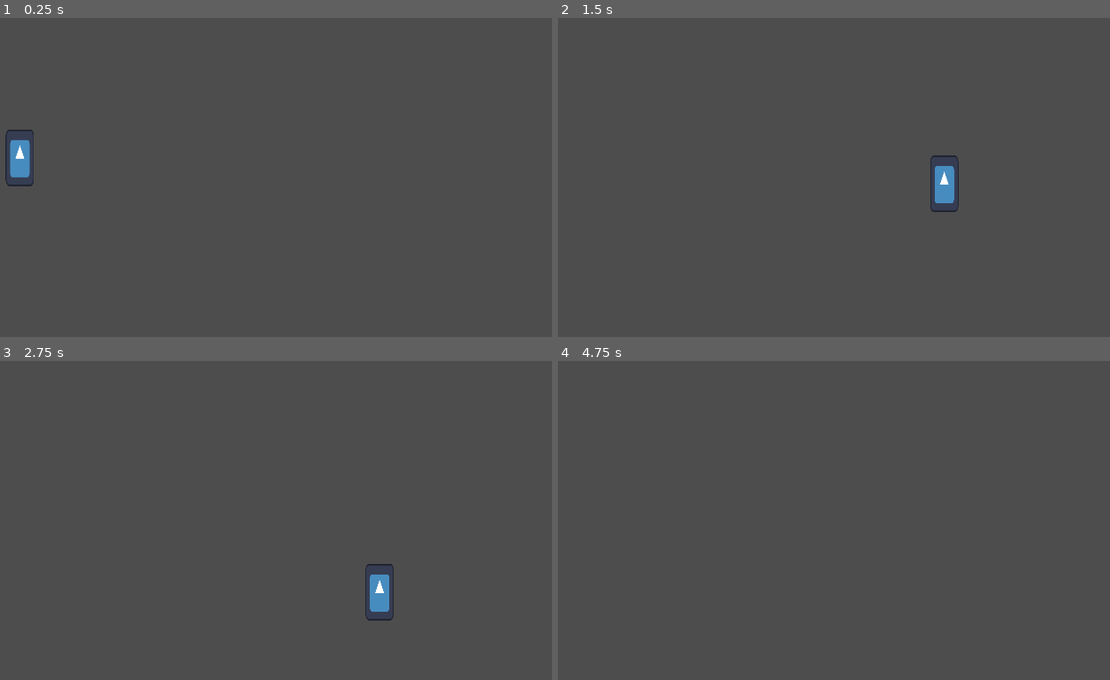
Above: before the commit, frames 1-4 (two rows, left to right).
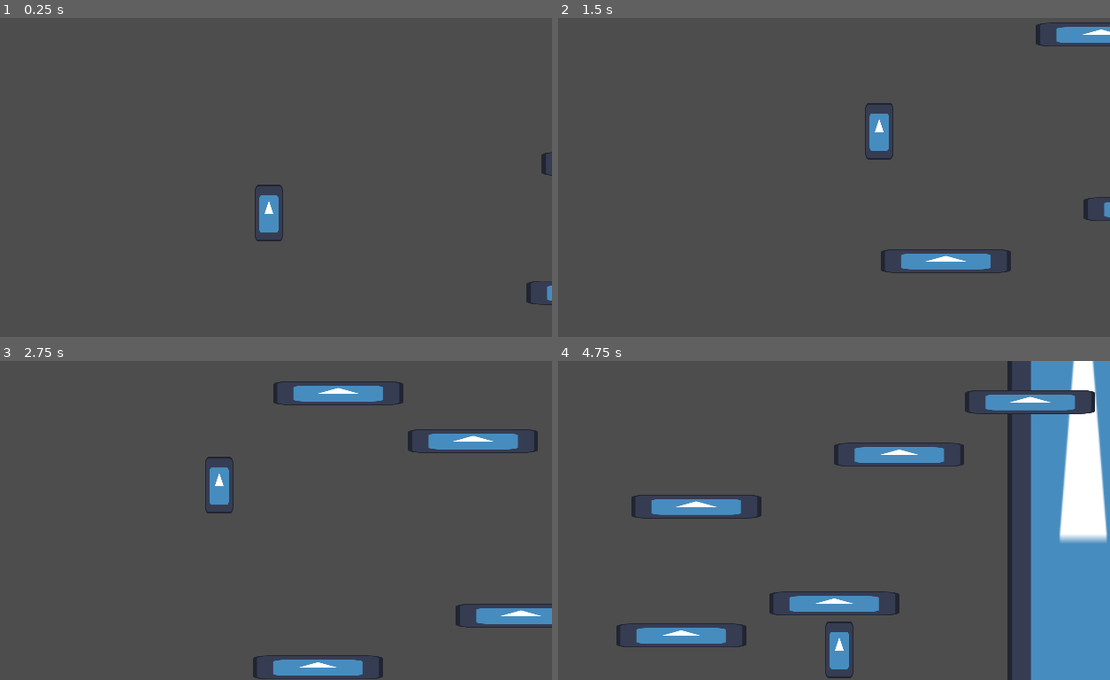
Above: after the commit, the same moments.

Repository: SliverOfStraw0/on-groung-platformer
Game: Godot game, scene res://scenes/main.tscn
The game is run twice, just before and just after one commit, with the same random seed, the same clock (stepped at 60 frames per second) and the same inputs. The engine's default icon, where the game draws it, is replaced by a stand-in: a white triangle on a blue panel in a dark square.
Inputs:
- Up to frame 1 (0.25 s): no input
- Up to frame 2 (1.5 s): tap Enter (ui_accept) at 0.5, 0.77, 0.8, 1.07, 1.35 s; hold Right (right) from 0.53 s (still down); tap Ctrl (slideStomp) at 0.6 s
- Up to frame 3 (2.75 s): tap Enter (ui_accept) at 1.52, 1.82, 2.3 s; tap Ctrl (slideStomp) at 1.55, 2.1 s; release Right (right) at 2.03 s; hold A (left) from 2.03 s (still down)
- Up to frame 4 (4.75 s): release A (left) at 2.78 s; hold Right (right) 2.78-4.28 s; tap Ctrl (slideStomp) at 2.85, 4.35 s; tap Enter (ui_accept) at 3.02, 3.32, 3.6, 3.77, 4.07, 4.52 s; hold A (left) from 4.28 s (still down)

The runs differ from the first frame. In frame 1, 1.3% of the frame differs, in the area x 0-100%, y 35-90%; in frame 2, 2.8%; in frame 3, 5.0%; in frame 4, 20%, in the area x 10-100%, y 0-100%.

Commit message:
added wallJumping

Diff:
--- a/scenes/main.tscn
+++ b/scenes/main.tscn
@@ -1,21 +1,133 @@
-[gd_scene load_steps=3 format=3 uid="uid://7b8bccb1x5yr"]
+[gd_scene load_steps=6 format=3 uid="uid://7b8bccb1x5yr"]
 
 [ext_resource type="PackedScene" uid="uid://ce8l7f5k3yjwt" path="res://scenes/main_player.tscn" id="1_flb6y"]
+[ext_resource type="Texture2D" uid="uid://mpro4nbpabl4" path="res://icon.svg" id="1_kqi6n"]
+[ext_resource type="PackedScene" uid="uid://vbbgv6bvhf73" path="res://scenes/main_cam.tscn" id="2_4bvpq"]
 
 [sub_resource type="WorldBoundaryShape2D" id="WorldBoundaryShape2D_8defq"]
 
+[sub_resource type="RectangleShape2D" id="RectangleShape2D_b54de"]
+size = Vector2(282, 62)
+
 [node name="Main" type="Node2D"]
 
-[node name="StaticBody2D" type="StaticBody2D" parent="."]
-position = Vector2(0, 362)
+[node name="StaticBody2D" type="StaticBody2D" parent="." groups=["wallJump"]]
+position = Vector2(0, -354)
 
 [node name="CollisionShape2D" type="CollisionShape2D" parent="StaticBody2D"]
 position = Vector2(0, 359)
 shape = SubResource("WorldBoundaryShape2D_8defq")
 
+[node name="CollisionShape2D2" type="CollisionShape2D" parent="StaticBody2D" groups=["wallJump"]]
+position = Vector2(-1467, 359)
+rotation = 1.57079
+shape = SubResource("WorldBoundaryShape2D_8defq")
+
+[node name="CollisionShape2D3" type="CollisionShape2D" parent="StaticBody2D" groups=["wallJump"]]
+position = Vector2(1467, 359)
+rotation = -1.57079
+shape = SubResource("WorldBoundaryShape2D_8defq")
+
+[node name="Sprite2D" type="Sprite2D" parent="StaticBody2D"]
+position = Vector2(-1639, 0)
+scale = Vector2(2.6875, 22.4688)
+texture = ExtResource("1_kqi6n")
+
+[node name="Sprite2D2" type="Sprite2D" parent="StaticBody2D"]
+position = Vector2(1639, 0)
+scale = Vector2(2.6875, 22.4688)
+texture = ExtResource("1_kqi6n")
+
 [node name="mainPlayer" parent="." instance=ExtResource("1_flb6y")]
-position = Vector2(77, 232)
+position = Vector2(0, -354)
 
-[node name="Camera2D" type="Camera2D" parent="."]
-anchor_mode = 0
-zoom = Vector2(0.5, 0.5)
+[node name="RemoteTransform2D" type="RemoteTransform2D" parent="mainPlayer"]
+remote_path = NodePath("../../mainCam")
+update_scale = false
+
+[node name="mainCam" parent="." instance=ExtResource("2_4bvpq")]
+position = Vector2(0, -354)
+limit_left = -1700
+limit_right = 1700
+limit_bottom = 10
+limit_smoothed = true
+
+[node name="platform" type="StaticBody2D" parent="."]
+position = Vector2(730, -91)
+
+[node name="CollisionShape2D" type="CollisionShape2D" parent="platform"]
+shape = SubResource("RectangleShape2D_b54de")
+
+[node name="Sprite2D" type="Sprite2D" parent="platform"]
+scale = Vector2(2.29688, 0.421875)
+texture = ExtResource("1_kqi6n")
+
+[node name="platform2" type="StaticBody2D" parent="."]
+position = Vector2(1076, -163)
+
+[node name="CollisionShape2D" type="CollisionShape2D" parent="platform2"]
+shape = SubResource("RectangleShape2D_b54de")
+
+[node name="Sprite2D" type="Sprite2D" parent="platform2"]
+scale = Vector2(2.29688, 0.421875)
+texture = ExtResource("1_kqi6n")
+
+[node name="platform3" type="StaticBody2D" parent="."]
+position = Vector2(764, -382)
+
+[node name="CollisionShape2D" type="CollisionShape2D" parent="platform3"]
+shape = SubResource("RectangleShape2D_b54de")
+
+[node name="Sprite2D" type="Sprite2D" parent="platform3"]
+scale = Vector2(2.29688, 0.421875)
+texture = ExtResource("1_kqi6n")
+
+[node name="platform4" type="StaticBody2D" parent="."]
+position = Vector2(1223, -499)
+
+[node name="CollisionShape2D" type="CollisionShape2D" parent="platform4"]
+shape = SubResource("RectangleShape2D_b54de")
+
+[node name="Sprite2D" type="Sprite2D" parent="platform4"]
+scale = Vector2(2.29688, 0.421875)
+texture = ExtResource("1_kqi6n")
+
+[node name="platform5" type="StaticBody2D" parent="."]
+position = Vector2(1519, -618)
+
+[node name="CollisionShape2D" type="CollisionShape2D" parent="platform5"]
+shape = SubResource("RectangleShape2D_b54de")
+
+[node name="Sprite2D" type="Sprite2D" parent="platform5"]
+scale = Vector2(2.29688, 0.421875)
+texture = ExtResource("1_kqi6n")
+
+[node name="platform6" type="StaticBody2D" parent="."]
+position = Vector2(1519, -792)
+
+[node name="CollisionShape2D" type="CollisionShape2D" parent="platform6"]
+shape = SubResource("RectangleShape2D_b54de")
+
+[node name="Sprite2D" type="Sprite2D" parent="platform6"]
+scale = Vector2(2.29688, 0.421875)
+texture = ExtResource("1_kqi6n")
+
+[node name="platform7" type="StaticBody2D" parent="."]
+position = Vector2(1115, -893)
+
+[node name="CollisionShape2D" type="CollisionShape2D" parent="platform7"]
+shape = SubResource("RectangleShape2D_b54de")
+
+[node name="Sprite2D" type="Sprite2D" parent="platform7"]
+scale = Vector2(2.29688, 0.421875)
+texture = ExtResource("1_kqi6n")
+
+[node name="platform8" type="StaticBody2D" parent="."]
+position = Vector2(810, -1001)
+
+[node name="CollisionShape2D" type="CollisionShape2D" parent="platform8"]
+shape = SubResource("RectangleShape2D_b54de")
+
+[node name="Sprite2D" type="Sprite2D" parent="platform8"]
+scale = Vector2(2.29688, 0.421875)
+texture = ExtResource("1_kqi6n")
--- a/scenes/main_cam.tscn
+++ b/scenes/main_cam.tscn
@@ -1,3 +1,5 @@
 [gd_scene format=3 uid="uid://vbbgv6bvhf73"]
 
 [node name="mainCam" type="Camera2D"]
+zoom = Vector2(0.5, 0.5)
+position_smoothing_enabled = true
--- a/scenes/main_player.tscn
+++ b/scenes/main_player.tscn
@@ -6,6 +6,9 @@
 [sub_resource type="CapsuleShape2D" id="CapsuleShape2D_7airx"]
 radius = 31.0
 height = 128.0
+
+[sub_resource type="RectangleShape2D" id="RectangleShape2D_31mc7"]
+size = Vector2(64, 128)
 
 [node name="mainPlayer" type="CharacterBody2D"]
 script = ExtResource("1_ko7vv")
@@ -19,3 +22,16 @@
 
 [node name="RayCast2D" type="RayCast2D" parent="."]
 target_position = Vector2(0, 96)
+
+[node name="time fore higher jump after slam" type="Timer" parent="."]
+wait_time = 0.5
+
+[node name="Area2D" type="Area2D" parent="." groups=["player"]]
+
+[node name="CollisionShape2D" type="CollisionShape2D" parent="Area2D"]
+shape = SubResource("RectangleShape2D_31mc7")
+
+[connection signal="timeout" from="time fore higher jump after slam" to="." method="_on_time_fore_higher_jump_after_slam_timeout"]
+[connection signal="area_entered" from="Area2D" to="." method="_on_area_2d_area_entered"]
+[connection signal="body_entered" from="Area2D" to="." method="_on_area_2d_body_entered"]
+[connection signal="body_exited" from="Area2D" to="." method="_on_area_2d_body_exited"]
--- a/scripts/main_player.gd
+++ b/scripts/main_player.gd
@@ -1,20 +1,25 @@
 extends CharacterBody2D
 
-@export var acc = 200
-@export var drag = 0.025
-
-@export var defMaxSpeed = 900
+@export var acc = 400
+@export var drag = 0.15
+@export var defMaxSpeed = 650
 var maxSpeed = defMaxSpeed
-
 
 
 @export var maxJumps = 1
 @export var currentJump = 0
+@export var JUMP_VELOCITY = 50000.0
+@export var JMinscrease = 0.1
+@export var defJumpMultiplyer = 1.5
+var jumpMultiplyer = defJumpMultiplyer
+@export var walljumpdisplace = 1500
+var canSlamJump = false
+var isOnJumpableWall = false
+
 
 @export var defultGrav = 2500
 var gravity = defultGrav
 
-@export var JUMP_VELOCITY = 50000.0
 
 
 
@@ -26,6 +31,7 @@
 	if $RayCast2D.is_colliding():
 		currentJump = 0
 		gravity = defultGrav
+
 
 	move_and_slide()
 
@@ -48,14 +54,45 @@
 
 	if Input.is_action_just_pressed("ui_accept") and currentJump < maxJumps:
 		currentJump += 1
-		velocity.y = -JUMP_VELOCITY * delta
+		if isOnJumpableWall:
+			velocity.x = walljumpdisplace*get_wall_normal().x
+
+		if !canSlamJump:
+			velocity.y = -JUMP_VELOCITY * delta
+		else:
+			velocity.y = ((-JUMP_VELOCITY)*jumpMultiplyer) * delta
+			jumpMultiplyer += JMinscrease
 
 func slideAndStopMovement(delta):
 	if Input.is_action_just_pressed("slideStomp"):
 		if !$RayCast2D.is_colliding():
 			gravity = 50000
+			canSlamJump = true
+			$"time fore higher jump after slam".start()
 		else:
 			gravity = defultGrav
 			maxSpeed = 2000
 	elif Input.is_action_just_released("slideStomp"):
 		maxSpeed = defMaxSpeed
+
+
+func _on_time_fore_higher_jump_after_slam_timeout() -> void:
+	canSlamJump = false
+	jumpMultiplyer = defJumpMultiplyer
+
+
+func _on_area_2d_area_entered(area: Area2D) -> void:
+	pass
+
+
+func _on_area_2d_body_entered(body: Node2D) -> void:
+	if body.is_in_group("wallJump"):
+		#print("isOnWallGroup")
+		if is_on_wall():
+			currentJump = 0
+			isOnJumpableWall = true
+			#print("PrevAndIsOnWALL")
+
+
+func _on_area_2d_body_exited(body: Node2D) -> void:
+	isOnJumpableWall = false
Not shown: 1 places in scenes/main_player.tscn that only renumber resources
